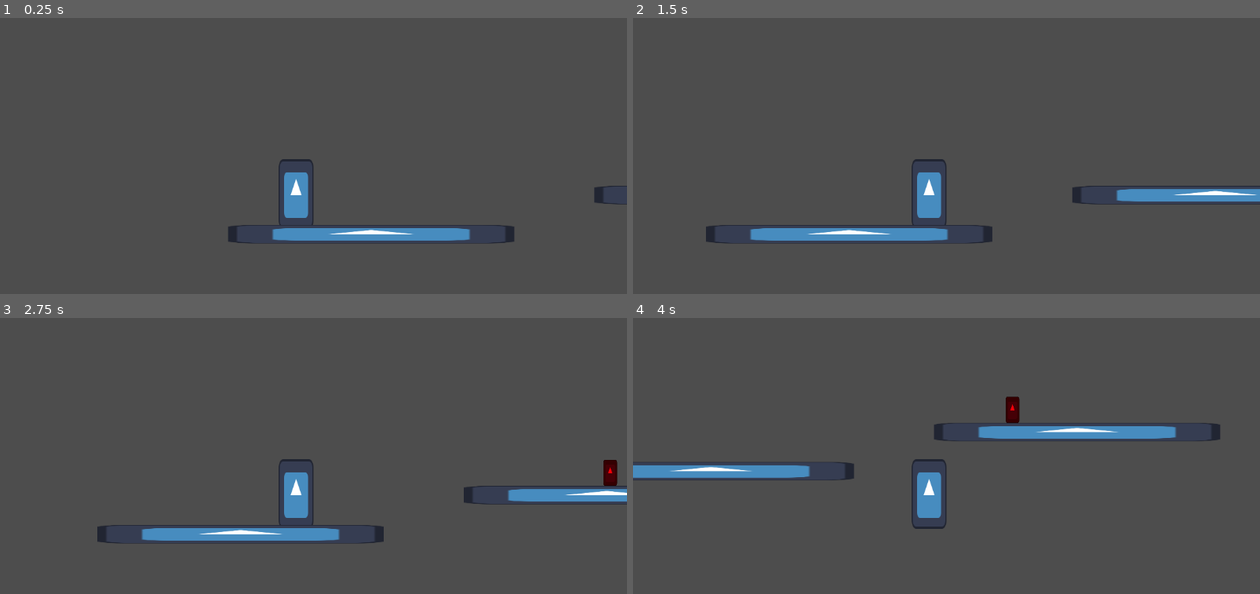
Above: before the commit, frames 1-4 (two rows, left to right).
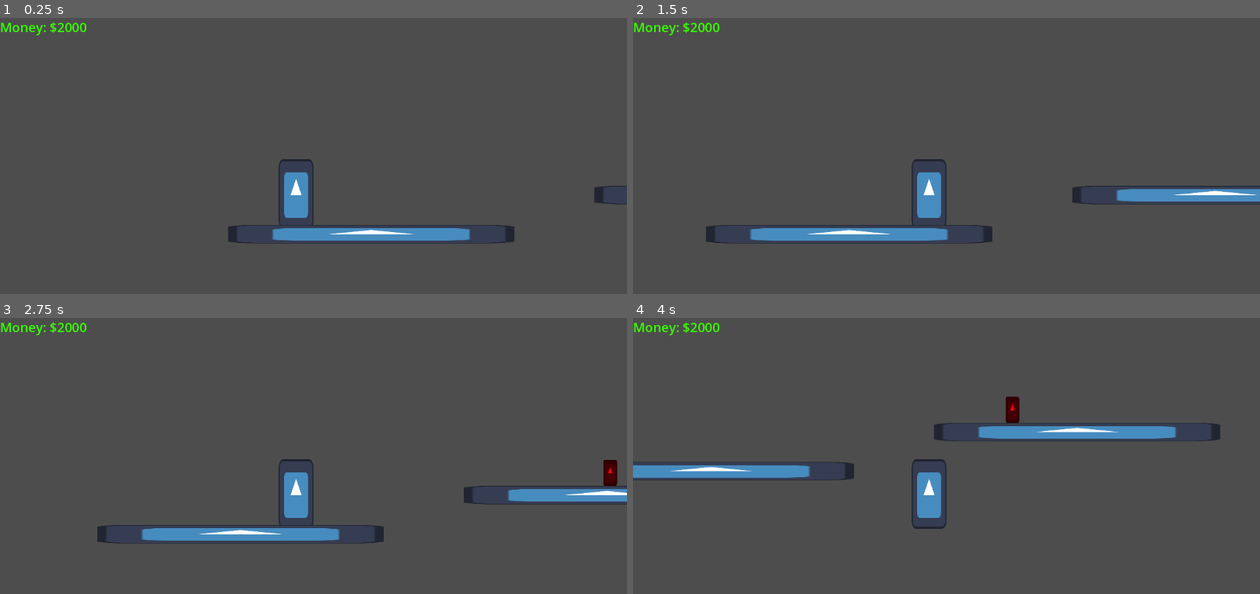
Above: after the commit, the same moments.

Repository: Mythline/Teacher_Survival
Game: Godot game, scene res://main_level.tscn
The game is run twice, just before and just after one commit, with the same random seed, the same clock (stepped at 60 frames per second) and the same inputs. The engine's default icon, where the game draws it, is replaced by a stand-in: a white triangle on a blue panel in a dark square.
Inputs:
- Up to frame 1 (0.25 s): no input
- Up to frame 2 (1.5 s): tap Enter (ui_accept) at 0.5, 0.77 s; hold Right (ui_right) from 0.53 s (still down)
- Up to frame 3 (2.75 s): tap Enter (ui_accept) at 1.52 s; release Right (ui_right) at 2.03 s; hold Left (ui_left) from 2.03 s (still down)
- Up to frame 4 (4 s): release Left (ui_left) at 2.78 s; hold Right (ui_right) from 2.78 s (still down); tap Enter (ui_accept) at 3.02, 3.77 s

The runs differ from the first frame. In frame 1, 0.2% of the frame differs, in the area x 0-14%, y 1-7%; in frame 2, 0.2%; in frame 3, 0.2%; in frame 4, 0.2%.

Commit message:
UI
Trate de agregar una UI que dice la plata

Diff:
--- /dev/null
+++ b/teacher-survival-v-2/UI.gd
@@ -0,0 +1,14 @@
+extends CanvasLayer
+
+func _ready():
+	print("=== CHECKING ALL UI NODES ===")
+
+	# List all direct children of the UI node
+	for child in get_children():
+		print("Child node: ", child.name, " (Type: ", child.get_class(), ")")
+
+	# Also try to get the specific nodes we need
+	print("Trying to find ShredMessage: ", get_node_or_null("ShredMessage"))
+	print("Trying to find MoneyLabel: ", get_node_or_null("MoneyLabel"))
+
+	print("=== END NODE CHECK ===")
--- a/teacher-survival-v-2/player.tscn
+++ b/teacher-survival-v-2/player.tscn
@@ -1,7 +1,8 @@
-[gd_scene load_steps=4 format=3 uid="uid://cbg0we7jgpij"]
+[gd_scene load_steps=5 format=3 uid="uid://cbg0we7jgpij"]
 
 [ext_resource type="Script" uid="uid://cyr4crdgmh8nx" path="res://player.gd" id="1_onrkg"]
 [ext_resource type="Texture2D" uid="uid://dn77fh2yyplrv" path="res://icon.svg" id="2_i3pqv"]
+[ext_resource type="Script" uid="uid://dtal0ne2pemsj" path="res://UI.gd" id="3_i3pqv"]
 
 [sub_resource type="RectangleShape2D" id="RectangleShape2D_hqtel"]
 size = Vector2(50, 123)
@@ -19,3 +20,21 @@
 shape = SubResource("RectangleShape2D_hqtel")
 
 [node name="Camera2D" type="Camera2D" parent="."]
+
+[node name="UI" type="CanvasLayer" parent="Camera2D"]
+script = ExtResource("3_i3pqv")
+
+[node name="ShredMessage" type="Label" parent="Camera2D/UI"]
+offset_right = 40.0
+offset_bottom = 23.0
+theme_override_colors/font_color = Color(1, 0, 0, 1)
+theme_override_font_sizes/font_size = 24
+horizontal_alignment = 1
+
+[node name="MoneyLabel" type="Label" parent="Camera2D/UI/ShredMessage"]
+layout_mode = 0
+offset_right = 40.0
+offset_bottom = 23.0
+theme_override_colors/font_color = Color(0.21960784, 1, 0, 1)
+theme_override_font_sizes/font_size = 24
+text = "Money: $2000"
--- a/teacher-survival-v-2/project.godot
+++ b/teacher-survival-v-2/project.godot
@@ -14,3 +14,7 @@
 run/main_scene="uid://dygcbl2vwpjqw"
 config/features=PackedStringArray("4.5", "Forward Plus")
 config/icon="res://icon.svg"
+
+[autoload]
+
+SignalBus="*res://signal_bus.gd"
--- /dev/null
+++ b/teacher-survival-v-2/signal_bus.gd
@@ -0,0 +1,8 @@
+extends Node
+
+# This signal will be available everywhere in the game
+signal shirt_shredded(message)
+
+func _ready():
+	print("=== SIGNALBUS LOADED ===")
+	print("SignalBus path: ", get_path())
--- a/teacher-survival-v-2/student.gd
+++ b/teacher-survival-v-2/student.gd
@@ -13,7 +13,7 @@
 func _ready():
 	# Remember where we started
 	start_x = position.x
-	# NEW CODE: Connect the area's signal to detect when player enters
+	# Connect the area's signal to detect when player enters
 	$Area2D.body_entered.connect(_on_player_entered)
 
 func _physics_process(delta):
@@ -32,20 +32,19 @@
 	# Actually move the student
 	move_and_slide()
 
-# NEW FUNCTION: Add this completely new function at the bottom
 func _on_player_entered(body):
 	# Check if it's the player and if we can shred
 	if body.name == "Player" and can_shred:
 		shred_shirt(body)
 
-# NEW FUNCTION: Add this completely new function at the bottom
 func shred_shirt(player):
 	# Prevent multiple rapid shreddings
 	can_shred = false
 
-	# TODO: Make the player lose money here!
-	print("SHREDDED! Student tore your shirt! -$50")
+	# Use the global SignalBus
+	SignalBus.shirt_shredded.emit("Student tore your shirt! -$50")
+	print("Student emitted shred signal")
 
-	# Optional: Add a cooldown so it doesn't shred every frame
+	# Cooldown before can shred again
 	await get_tree().create_timer(1.0).timeout
 	can_shred = true
Not shown, added: teacher-survival-v-2/UI.gd.uid
Not shown, added: teacher-survival-v-2/signal_bus.gd.uid
